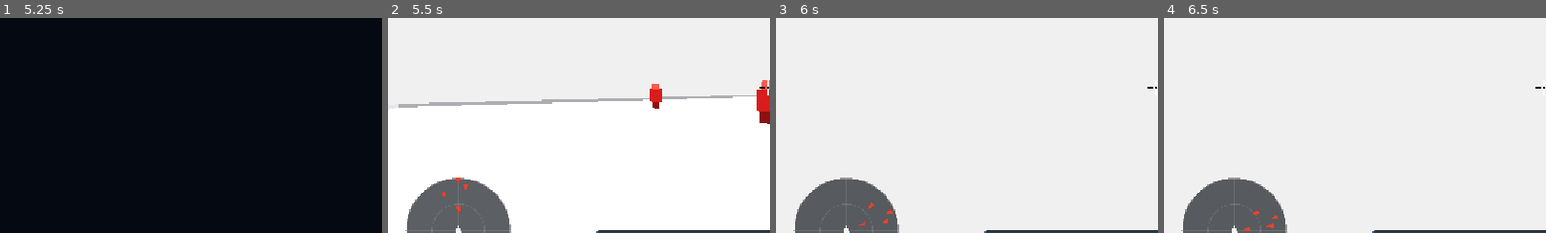
Above: before the commit, frames 1-4 (left to right).
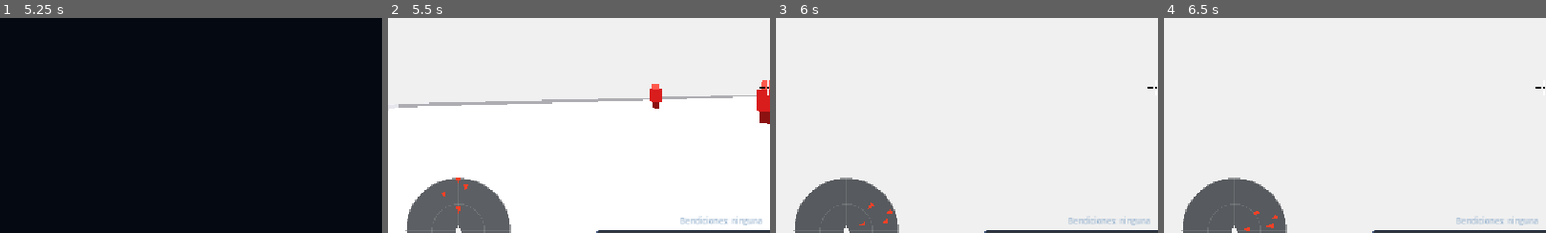
Above: after the commit, the same moments.

Repository: Veilen1/Deadline
Game: Godot game, scene res://scenes/ui/main_menu.tscn
Two runs of this game, one before a commit and one after it. Both use one fixed random seed, a clock stepped at 60 frames per second and the inputs below.
Inputs (mouse positions are % of the whole screen's width and height, from its top left):
- Up to frame 1 (5.25 s): click "Jugar" at 0.5 s; click "Jugar" at 1.25 s; click "Cristal 25% menos de vida máx…" at 2 s; click "Munición racionada La regener…" at 2.75 s; click "Contrarreloj Empezás con 8 se…" at 3.5 s; click "Sin contrato · run estándar" at 4.25 s; click "Empezar run" at 5 s
- Up to frame 2 (5.5 s): no input
- Up to frame 3 (6 s): tap Enter at 5.75 s; move the mouse to (55, 50) at 5.77 s; press the mouse at (55, 50) at 5.78 s; hold W (move_forward) from 5.78 s (still down)
- Up to frame 4 (6.5 s): keep holding W (move_forward); tap Space (jump) at 6.02 s
The pictures show only the part of the screen within x 0-50%, y 34-84%; the shares and areas given below are measured in that part.

Frame 1 is identical in both runs. In frame 2, 0.4% of the frame differs, in the area x 76-98%, y 92-97%; in frame 3, 0.4%; in frame 4, 0.4%.

Commit message:
feat(blessings): agregar bendiciones por zona con panel y efectos

Diff:
--- /dev/null
+++ b/resources/blessings/blessing_registry.gd
@@ -0,0 +1,55 @@
+class_name BlessingRegistry
+extends RefCounted
+
+## Bendiciones de run: se eligen al completar una zona y duran hasta el final
+## de la run. Se acumulan si se repite la misma bendición.
+
+const BLESSINGS: Dictionary = {
+	"damage": {
+		"title": "Filo",
+		"description": "+15% de daño con todas las armas.",
+		"symbol": "✦",
+	},
+	"cadence": {
+		"title": "Ráfaga",
+		"description": "+12% de cadencia de disparo.",
+		"symbol": "»",
+	},
+	"regen": {
+		"title": "Munición viva",
+		"description": "+1.5 balas/s de regeneración.",
+		"symbol": "↻",
+	},
+	"health": {
+		"title": "Vitalidad",
+		"description": "+20 de vida máxima y cura 20 al elegirla.",
+		"symbol": "♥",
+	},
+	"crit": {
+		"title": "Punto débil",
+		"description": "+15% de daño crítico en headshots.",
+		"symbol": "◎",
+	},
+	"mobility": {
+		"title": "Impulso",
+		"description": "+10% de velocidad de movimiento.",
+		"symbol": "≫",
+	},
+}
+
+
+static func get_data(blessing_id: String) -> Dictionary:
+	return BLESSINGS.get(blessing_id, {})
+
+
+static func ids() -> Array:
+	return BLESSINGS.keys()
+
+
+static func random_ids(count: int = 3) -> Array[String]:
+	var pool: Array = BLESSINGS.keys()
+	pool.shuffle()
+	var picked: Array[String] = []
+	for index in mini(count, pool.size()):
+		picked.append(str(pool[index]))
+	return picked
--- a/scenes/actors/player/player.gd
+++ b/scenes/actors/player/player.gd
@@ -76,6 +76,12 @@
 var _slide_direction: Vector3 = Vector3.ZERO
 var _contract_damage_taken: float = 1.0
 var _contract_ammo_regen: float = 1.0
+var _blessing_damage_mult: float = 1.0
+var _blessing_fire_rate_mult: float = 1.0
+var _blessing_regen_bonus: float = 0.0
+var _blessing_crit_bonus: float = 0.0
+var _blessing_move_mult: float = 1.0
+var _blessing_health_applied: int = 0
 
 
 func _ready() -> void:
@@ -319,12 +325,12 @@
 		velocity.z = _dash_direction.z * dash_speed
 		_dash_timer = maxf(_dash_timer - delta, 0.0)
 	elif _slide_timer > 0.0:
-		velocity.x = _slide_direction.x * move_speed * slide_speed_multiplier
-		velocity.z = _slide_direction.z * move_speed * slide_speed_multiplier
+		velocity.x = _slide_direction.x * move_speed * slide_speed_multiplier * _blessing_move_mult
+		velocity.z = _slide_direction.z * move_speed * slide_speed_multiplier * _blessing_move_mult
 		_slide_timer = maxf(_slide_timer - delta, 0.0)
 	else:
-		velocity.x = direction.x * move_speed
-		velocity.z = direction.z * move_speed
+		velocity.x = direction.x * move_speed * _blessing_move_mult
+		velocity.z = direction.z * move_speed * _blessing_move_mult
 
 	if not is_on_floor():
 		velocity.y -= gravity * delta
@@ -387,6 +393,23 @@
 	current_health = max_health
 	_init_ammo()
 	_set_current_ammo(max_ammo)
+	apply_blessings()
+
+
+func apply_blessings() -> void:
+	# Recalcula las bendiciones de la run desde cero.
+	_blessing_damage_mult = 1.0 + 0.15 * float(GameState.blessing_count("damage"))
+	_blessing_fire_rate_mult = 1.0 + 0.12 * float(GameState.blessing_count("cadence"))
+	_blessing_regen_bonus = 1.5 * float(GameState.blessing_count("regen"))
+	_blessing_crit_bonus = 0.15 * float(GameState.blessing_count("crit"))
+	_blessing_move_mult = 1.0 + 0.10 * float(GameState.blessing_count("mobility"))
+
+	var health_stacks: int = GameState.blessing_count("health")
+	if health_stacks > _blessing_health_applied:
+		var gained: float = float(health_stacks - _blessing_health_applied) * 20.0
+		max_health += gained
+		current_health = minf(current_health + gained, max_health)
+		_blessing_health_applied = health_stacks
 
 
 func _update_ammo_regen(delta: float) -> void:
@@ -399,7 +422,9 @@
 		return
 
 	var rate: float = maxf(
-		(weapon_data.ammo_regen_per_second + ammo_regen_bonus) * _contract_ammo_regen, 0.0
+		(weapon_data.ammo_regen_per_second + ammo_regen_bonus + _blessing_regen_bonus)
+		* _contract_ammo_regen,
+		0.0
 	)
 	if rate <= 0.0:
 		return
@@ -418,7 +443,9 @@
 		return
 
 	current_ammo -= 1
-	_fire_timer = 1.0 / maxf(weapon_data.shots_per_second * (1.0 + fire_rate_bonus), 0.01)
+	_fire_timer = 1.0 / maxf(
+		weapon_data.shots_per_second * (1.0 + fire_rate_bonus) * _blessing_fire_rate_mult, 0.01
+	)
 	_regen_delay_timer = weapon_data.regen_delay
 	_ammo_regen_accumulator = 0.0
 	_set_current_ammo(current_ammo)
@@ -450,9 +477,9 @@
 				var enemy: Node = collider.get_parent()
 				if enemy != null and enemy.has_method("take_hit"):
 					var hit_position: Vector3 = result.get("position", Vector3.INF)
-					var damage: float = weapon_data.damage + damage_bonus
+					var damage: float = (weapon_data.damage + damage_bonus) * _blessing_damage_mult
 					if hit_zone == "head":
-						damage *= 1.0 + crit_bonus
+						damage *= 1.0 + crit_bonus + _blessing_crit_bonus
 						# Ejecutor: probabilidad de recuperar la bala del headshot.
 						if crit_refund > 0.0 and current_ammo < max_ammo:
 							if randf() < clampf(crit_refund, 0.0, 1.0):
--- a/scenes/main.gd
+++ b/scenes/main.gd
@@ -33,6 +33,8 @@
 @onready var zone_banner: Label = $CanvasLayer/ZoneBanner
 @onready var pause_menu: Control = $CanvasLayer/PauseMenu
 @onready var game_over_menu: Control = $CanvasLayer/GameOverMenu
+@onready var blessing_panel: Control = $CanvasLayer/BlessingPanel
+@onready var blessing_label: Label = $CanvasLayer/BlessingLabel
 
 var _zone_index: int = 0
 var _current_zone: Node3D
@@ -73,6 +75,7 @@
 	_load_zone(_zone_index)
 	GameState.start_run()
 	GameState.apply_contract_start()
+	_update_blessing_label()
 
 
 func _process(delta: float) -> void:
@@ -103,15 +106,51 @@
 func _on_zone_completed(_zone_id: String) -> void:
 	if not GameState.is_run_active or _transitioning:
 		return
+	_transitioning = true
 	Diagnostics.mark("zone_completed", {"zone": _zone_id, "index": _zone_index})
 
 	if _zone_index + 1 >= ZONE_SCENES.size():
 		GameState.end_run("completed")
+		_transitioning = false
 		return
 
 	# Completar una zona premia con tiempo extra para la siguiente.
 	GameState.grant_run_time(zone_time_bonus)
+	await _choose_blessing()
 	_advance_zone()
+
+
+func _choose_blessing() -> void:
+	# La elección se hace con el árbol pausado para que el timer no corra.
+	get_tree().paused = true
+	Input.mouse_mode = Input.MOUSE_MODE_VISIBLE
+	var blessing_id: String = await blessing_panel.call("choose")
+	GameState.add_blessing(blessing_id)
+	player.call("apply_blessings")
+	_update_blessing_label()
+	get_tree().paused = false
+	Input.mouse_mode = Input.MOUSE_MODE_CAPTURED
+
+
+func _update_blessing_label() -> void:
+	var parts: Array[String] = []
+	for id in GameState.run_blessings:
+		var count: int = int(GameState.run_blessings[id])
+		if count <= 0:
+			continue
+		var data: Dictionary = BlessingRegistry.get_data(str(id))
+		var label_text: String = "%s %s" % [
+			str(data.get("symbol", "?")),
+			str(data.get("title", id)),
+		]
+		if count > 1:
+			label_text += " x%d" % count
+		parts.append(label_text)
+
+	if parts.is_empty():
+		blessing_label.text = "Bendiciones: ninguna"
+	else:
+		blessing_label.text = "Bendiciones: " + " · ".join(PackedStringArray(parts))
 
 
 func _advance_zone() -> void:
--- a/scenes/main.tscn
+++ b/scenes/main.tscn
@@ -6,6 +6,7 @@
 [ext_resource type="PackedScene" path="res://scenes/ui/crosshair.tscn" id="5_crosshair"]
 [ext_resource type="PackedScene" path="res://scenes/ui/game_over_menu.tscn" id="6_game_over"]
 [ext_resource type="PackedScene" path="res://scenes/ui/minimap.tscn" id="7_minimap"]
+[ext_resource type="PackedScene" path="res://scenes/ui/blessing_panel.tscn" id="8_blessing"]
 
 [sub_resource type="StyleBoxFlat" id="StyleBoxFlat_boss_bg"]
 bg_color = Color(0.05, 0.05, 0.05, 0.75)
@@ -386,6 +387,22 @@
 theme_override_styles/background = SubResource("StyleBoxFlat_style_bg")
 theme_override_styles/fill = SubResource("StyleBoxFlat_ammo_fill")
 
+[node name="BlessingLabel" type="Label" parent="CanvasLayer"]
+anchor_left = 0.5
+anchor_top = 1.0
+anchor_right = 0.5
+anchor_bottom = 1.0
+offset_left = -260.0
+offset_top = -132.0
+offset_right = 120.0
+offset_bottom = -112.0
+grow_horizontal = 2
+grow_vertical = 0
+theme_override_colors/font_color = Color(0.62, 0.72, 0.82, 1)
+theme_override_font_sizes/font_size = 12
+text = "Bendiciones: ninguna"
+horizontal_alignment = 1
+
 [node name="ZoneBanner" type="Label" parent="CanvasLayer"]
 visible = false
 anchor_left = 0.5
@@ -412,3 +429,5 @@
 [node name="PauseMenu" parent="CanvasLayer" instance=ExtResource("4_pause")]
 
 [node name="GameOverMenu" parent="CanvasLayer" instance=ExtResource("6_game_over")]
+
+[node name="BlessingPanel" parent="CanvasLayer" instance=ExtResource("8_blessing")]
--- /dev/null
+++ b/scenes/ui/blessing_panel.gd
@@ -0,0 +1,57 @@
+extends Control
+
+signal chosen(blessing_id: String)
+
+const OPTION_HEIGHT: float = 78.0
+
+@onready var options: VBoxContainer = $CenterContainer/VBox/Options
+@onready var subtitle: Label = $CenterContainer/VBox/Subtitle
+
+var _buttons: Array[Button] = []
+
+
+func _ready() -> void:
+	process_mode = Node.PROCESS_MODE_ALWAYS
+	hide()
+
+
+func choose() -> String:
+	_build_options()
+	subtitle.text = "Elegí una mejora para el resto de la run."
+	show()
+	modulate.a = 0.0
+	var tween: Tween = create_tween()
+	tween.tween_property(self, "modulate:a", 1.0, 0.15)
+	Input.mouse_mode = Input.MOUSE_MODE_VISIBLE
+	await get_tree().process_frame
+	if not _buttons.is_empty():
+		_buttons[0].grab_focus()
+		if DisplayServer.get_name() != "headless":
+			Input.warp_mouse(_buttons[0].get_global_rect().get_center())
+	return await chosen
+
+
+func _build_options() -> void:
+	for child in options.get_children():
+		child.free()
+	_buttons.clear()
+
+	for blessing_id in BlessingRegistry.random_ids(3):
+		var data: Dictionary = BlessingRegistry.get_data(blessing_id)
+		var button := Button.new()
+		button.custom_minimum_size = Vector2(0, OPTION_HEIGHT)
+		button.alignment = HORIZONTAL_ALIGNMENT_LEFT
+		button.add_theme_font_size_override("font_size", 16)
+		button.text = "%s  %s\n%s" % [
+			str(data.get("symbol", "?")),
+			str(data.get("title", blessing_id)),
+			str(data.get("description", "")),
+		]
+		button.pressed.connect(_on_option_pressed.bind(blessing_id))
+		options.add_child(button)
+		_buttons.append(button)
+
+
+func _on_option_pressed(blessing_id: String) -> void:
+	hide()
+	chosen.emit(blessing_id)
--- /dev/null
+++ b/scenes/ui/blessing_panel.tscn
@@ -0,0 +1,54 @@
+[gd_scene load_steps=2 format=3]
+
+[ext_resource type="Script" path="res://scenes/ui/blessing_panel.gd" id="1_blessing"]
+
+[node name="BlessingPanel" type="Control"]
+process_mode = 3
+visible = false
+layout_mode = 3
+anchors_preset = 15
+anchor_right = 1.0
+anchor_bottom = 1.0
+grow_horizontal = 2
+grow_vertical = 2
+script = ExtResource("1_blessing")
+
+[node name="Dimmer" type="ColorRect" parent="."]
+layout_mode = 1
+anchors_preset = 15
+anchor_right = 1.0
+anchor_bottom = 1.0
+grow_horizontal = 2
+grow_vertical = 2
+color = Color(0, 0, 0, 0.72)
+
+[node name="CenterContainer" type="CenterContainer" parent="."]
+layout_mode = 1
+anchors_preset = 15
+anchor_right = 1.0
+anchor_bottom = 1.0
+grow_horizontal = 2
+grow_vertical = 2
+
+[node name="VBox" type="VBoxContainer" parent="CenterContainer"]
+custom_minimum_size = Vector2(560, 0)
+layout_mode = 2
+theme_override_constants/separation = 14
+
+[node name="TitleLabel" type="Label" parent="CenterContainer/VBox"]
+layout_mode = 2
+theme_override_colors/font_color = Color(0.95, 0.75, 0.25, 1)
+theme_override_font_sizes/font_size = 32
+text = "BENDICIÓN DE ZONA"
+horizontal_alignment = 1
+
+[node name="Subtitle" type="Label" parent="CenterContainer/VBox"]
+layout_mode = 2
+theme_override_colors/font_color = Color(0.7, 0.77, 0.87, 1)
+theme_override_font_sizes/font_size = 15
+text = "Elegí una mejora para el resto de la run."
+horizontal_alignment = 1
+
+[node name="Options" type="VBoxContainer" parent="CenterContainer/VBox"]
+layout_mode = 2
+theme_override_constants/separation = 10
--- a/scripts/autoloads/game_state.gd
+++ b/scripts/autoloads/game_state.gd
@@ -74,6 +74,9 @@
 # Contrato elegido para la próxima run.
 var selected_contract: String = "none"
 
+# Bendiciones acumuladas durante la run actual (se pierden al terminar).
+var run_blessings: Dictionary = {}
+
 # Perfil del jugador.
 var profile_name: String = "Jugador"
 var runs_started: int = 0
@@ -180,6 +183,14 @@
 	if penalty > 0.0:
 		run_timer = maxf(run_timer - penalty, 5.0)
 		timer_changed.emit(run_timer)
+
+
+func add_blessing(blessing_id: String) -> void:
+	run_blessings[blessing_id] = blessing_count(blessing_id) + 1
+
+
+func blessing_count(blessing_id: String) -> int:
+	return int(run_blessings.get(blessing_id, 0))
 
 
 func is_weapon_unlocked(weapon_id: String) -> bool:
@@ -441,6 +452,7 @@
 	last_death_penalty = 0
 	runs_started += 1
 	run_timer = base_run_time
+	run_blessings.clear()
 	timer_changed.emit(run_timer)
 	run_started.emit()
 
Not shown, added: resources/blessings/blessing_registry.gd.uid
Not shown: 1 places in scenes/main.tscn that only renumber resources
Not shown, added: scenes/ui/blessing_panel.gd.uid
Not shown, changed: CHANGELOG.md
